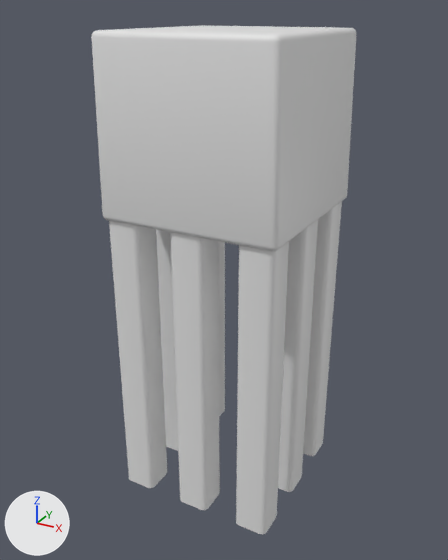
A saved change to the Blender file Assets/Models/RoomObjects/Source/EnergySource.blend.
One viewpoint serves both versions: a camera (50 mm lens) standing at (1.86, -3.48, 3.17) and looking at (-0.03, -0.03, 1.45). Arrows for +X, +Y and +Z are at lower left; the lights stay in place. The older version comes first.

The first picture shows 'EnergySource'.
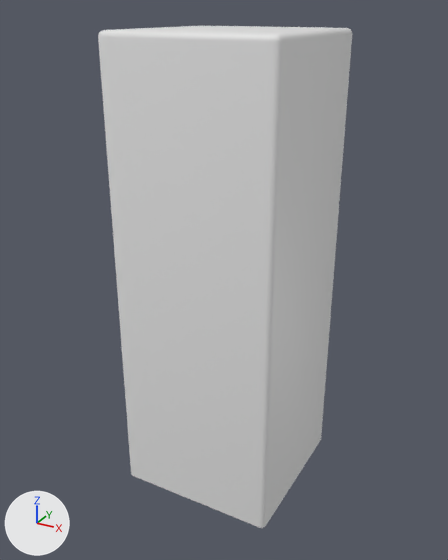
Location of each change, [x1, y1, x2, y2] in pixels of the pictures (448 x 560 px):
```json
{"object": "EnergySource", "change": "reshaped", "before": [91, 25, 357, 534], "after": [98, 26, 352, 528]}
{"part": 1, "of": "me_icosphere", "change": "rebuilt", "before": [91, 25, 357, 251], "after": [98, 26, 352, 528], "on screen": "122% taller"}
{"part": 2, "of": "me_icosphere", "change": "deleted", "before": [109, 202, 342, 534]}
```

Edits to the scene script, one JSON object a line:
```json
{"block": "me_icosphere", "where": "# used by ob_energysource; location = (0.0, 0.0, -0.012); rotation_euler = (1.571, 0.0, 0.0), in degrees (90, 0, 0)"}
{"op": "remove", "block": "me_icosphere", "code": "me_icosphere.from_pydata(...)  # 72 vertices, 38 faces; spans x -0.6..0.6, y -0.09..3.07, z -0.6..0.6"}
{"op": "add", "block": "me_icosphere", "code": "me_icosphere.from_pydata(...)  # 8 vertices, 5 faces; spans x -0.56..0.56, y -0.05..3.07, z -0.56..0.56"}
{"block": "me_icosphere", "change": "me_icosphere part 1: the loose piece of 8 vertices spanning x -0.6..0.6, y 1.96..3.07, z -0.6..0.6 is rebuilt with 8 vertices and now spans x -0.56..0.56, y -0.05..3.07, z -0.56..0.56"}
{"block": "me_icosphere", "change": "me_icosphere part 2: 8 loose pieces with 64 vertices, spanning x -0.58..0.58, y -0.09..2.02, z -0.58..0.58, are deleted"}
```
